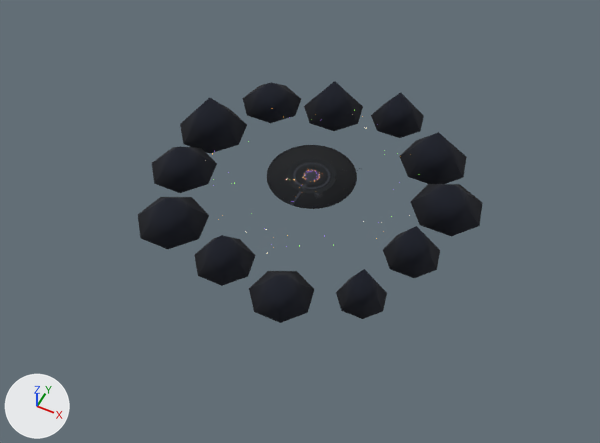
An edit to the Blender file model/park_env/park_env.blend, drawn before and after from the same camera.
Before and after are seen from a 50 mm lens placed at (494.0, -1040.0, 1152.0), pointed at (9.0, -69.0, -61.0). Every picture has the same lights, and +X, +Y and +Z are marked at lower left. The picture after the commit comes second.

In view in the first picture: 'PE_PE_Grass', 'PE_PE_Ground', 'PE_PE_Ridge' and 2 more.
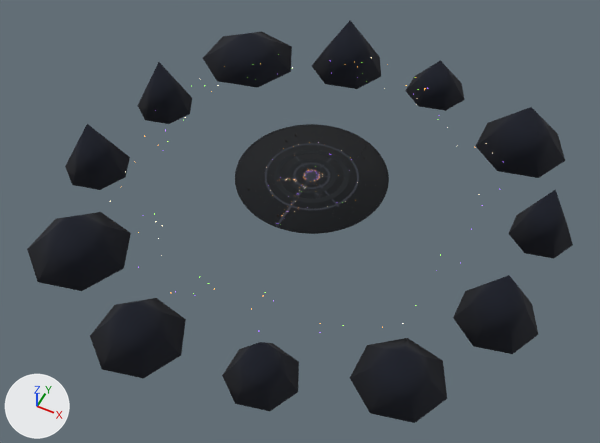
Where the change shows, as pixel boxes (x1, y1, x2, y2) in the pictures (600 x 443 px; the box of a moved part takes in the faces that stretch with it):
'PE_PE_Ridge', reshaped, moved (58% wider, 66% taller): before (138, 81, 483, 323); after (27, 20, 573, 423)
'PE_PE_Ground', reshaped (70% wider, 71% taller): before (267, 145, 357, 209); after (235, 124, 389, 234)
part 2 of me_cone_285, added (black): after (509, 189, 573, 259)
part 3 of me_cone_285, moved or reshaped: before (399, 132, 467, 184); after (476, 107, 565, 178)
part 4 of me_cone_285, moved or reshaped: before (304, 81, 363, 131); after (405, 60, 465, 111)
part 5 of me_cone_285, added (black): after (312, 20, 381, 89)
part 6 of me_cone_285, added (black): after (203, 32, 292, 88)
part 7 of me_cone_285, added (black): after (138, 62, 192, 124)
part 8 of me_cone_285, added (black): after (65, 124, 130, 190)
part 9 of me_cone_285, added (black): after (27, 212, 131, 291)
part 10 of me_cone_285, added (black): after (90, 298, 186, 378)
part 11 of me_cone_285, added (black): after (222, 342, 299, 411)
part 12 of me_cone_285, added (black): after (350, 338, 447, 423)
part 13 of me_cone_285, added (black): after (453, 275, 538, 354)
part 14 of me_cone_285, deleted (black): before (138, 82, 483, 323)

What the commit changed:
me_cylinder is used by ob_pe_pe_ground; location (0.0, 0.0, 0.0).
me_cylinder had 128 vertices, 66 faces and spanned x -88.0..88.0, y -88.0..88.0, z 0.0.
me_cylinder now has 128 vertices, 66 faces and spans x -150.0..150.0, y -150.0..150.0, z 0.0.
me_cylinder part 1: 128 vertices removed from x -88.0..88.0, y -88.0..88.0, z 0.0; 128 vertices added at x -150.0..150.0, y -150.0..150.0, z 0.0.
me_cone_285 is used by ob_pe_pe_ridge; location (259.0, 69.0, -3.0).
me_cone_285 had 96 vertices, 96 faces and spanned x -602.0..70.0, y -388.0..263.0, z -45.0..45.0.
me_cone_285 now has 96 vertices, 96 faces and spans x -938.0..63.0, y -637.0..396.0, z -65.0..65.0.
me_cone_285 part 2: a new loose piece, a 7-sided cone pointing to +z spanning x -56.0..63.0, y -61.0..61.0, z -62.0..62.0, in mat_pe_ridge (black #0f1422).
me_cone_285 part 3: the loose piece of 8 vertices spanning x -141.0..-1.0, y 54.0..190.0, z -41.0..41.0 is turned 12.9 degrees about the z axis through its middle and scaled by 1.34, then moved by (-36.0, 97.0, 0.0).
me_cone_285 part 4: the loose piece of 8 vertices spanning x -388.0..-258.0, y 112.0..239.0, z -41.0..41.0 is turned 12.9 degrees about the z axis through its middle and scaled by 1.03, then moved by (-5.0, 121.0, 0.0).
me_cone_285 part 5: a new loose piece, a 7-sided cone pointing to +z spanning x -630.0..-467.0, y 229.0..396.0, z -65.0..65.0, in mat_pe_ridge (black #0f1422).
me_cone_285 part 6: a new loose piece, a 7-sided cone pointing to +z spanning x -853.0..-646.0, y 95.0..308.0, z -35.0..35.0, in mat_pe_ridge (black #0f1422).
me_cone_285 part 7: a new loose piece, a 7-sided cone pointing to +z spanning x -914.0..-793.0, y -65.0..58.0, z -61.0..61.0, in mat_pe_ridge (black #0f1422).
me_cone_285 part 8: a new loose piece, a 7-sided cone pointing to +z spanning x -938.0..-807.0, y -300.0..-166.0, z -60.0..60.0, in mat_pe_ridge (black #0f1422).
me_cone_285 part 9: a new loose piece, a 7-sided cone pointing to +z spanning x -854.0..-665.0, y -539.0..-345.0, z -46.0..46.0, in mat_pe_ridge (black #0f1422).
me_cone_285 part 10: a new loose piece, a 7-sided cone pointing to +z spanning x -633.0..-471.0, y -637.0..-471.0, z -48.0..48.0, in mat_pe_ridge (black #0f1422).
me_cone_285 part 11: a new loose piece, a 7-sided cone pointing to +z spanning x -389.0..-262.0, y -592.0..-461.0, z -51.0..51.0, in mat_pe_ridge (black #0f1422).
me_cone_285 part 12: a new loose piece, a 7-sided cone pointing to +z spanning x -195.0..-38.0, y -516.0..-355.0, z -39.0..39.0, in mat_pe_ridge (black #0f1422).
me_cone_285 part 13: a new loose piece, a 7-sided cone pointing to +z spanning x -86.0..60.0, y -305.0..-156.0, z -62.0..62.0, in mat_pe_ridge (black #0f1422).
me_cone_285 part 14: 10 loose pieces with 80 vertices, spanning x -602.0..70.0, y -388.0..263.0, z -45.0..45.0, are deleted.
Object 'PE_PE_Ridge' (ob_pe_pe_ridge) moves from (259.0, 69.0, -3.0) to (438.0, 117.0, -6.0).
